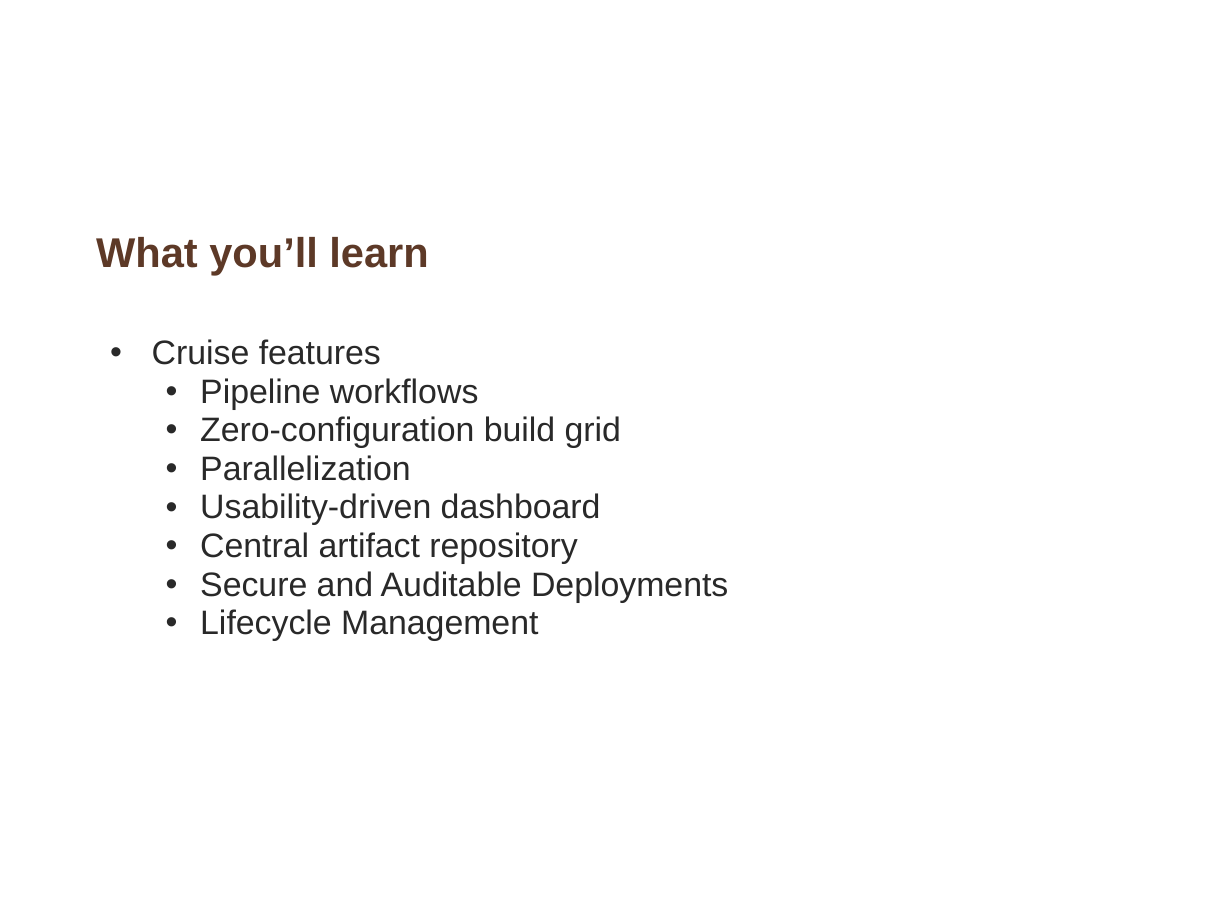
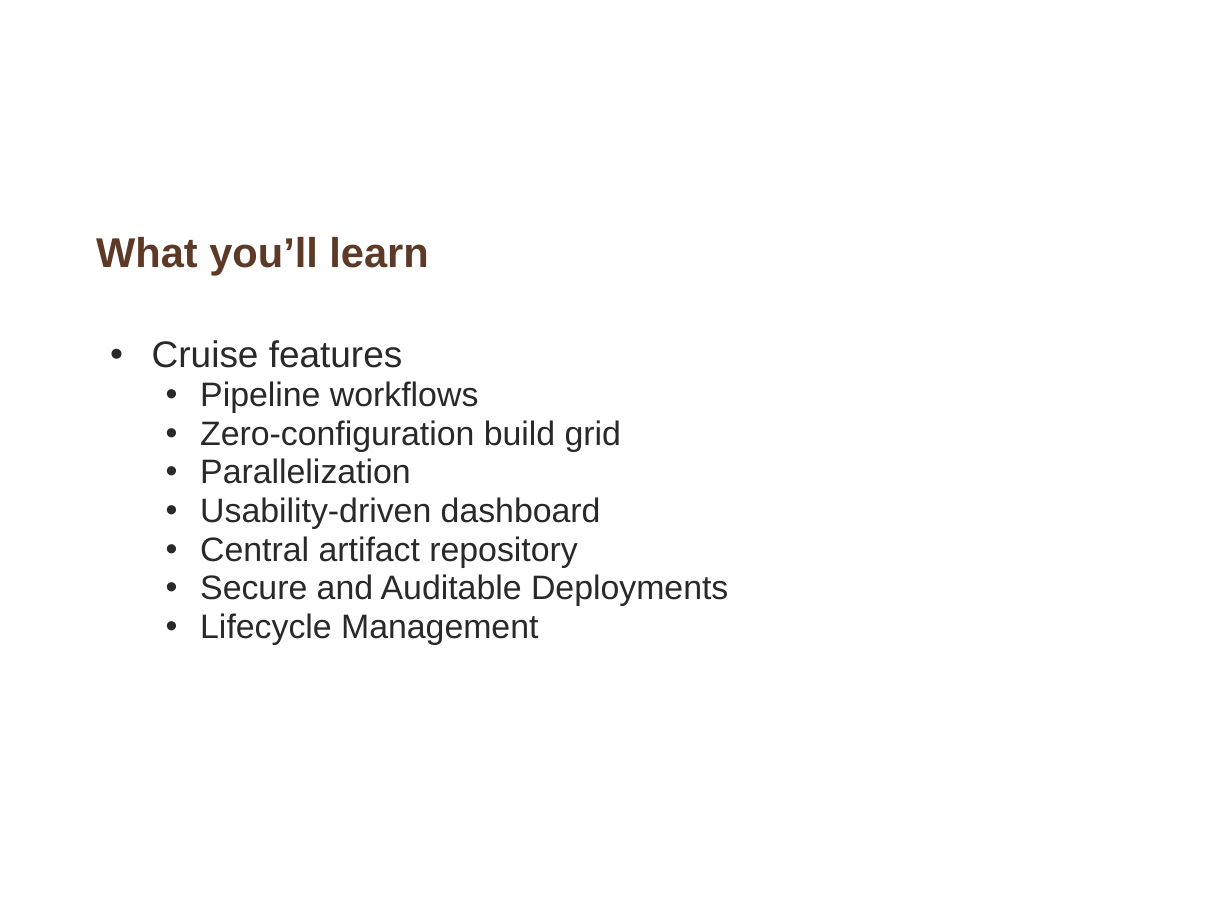
Before and after one commit to whimet/cruisetraining, a slide deck: slide 2 of Core_features_of_Cruise.ppt. Drawn at 1232x924 pixels with LibreOffice and Linux fonts; fonts in the diff are those of the drawing; background and template pictures are left out. Boxes give left, top, right and bottom in pixels: in the first picture for what was removed or moved away, otherwise in the second. Text is boxed around its words. In the diff, an @@ line names an element or a change of style, - is before the commit and + after.

Commit message:
Full fledged Core_features_of_Cruise ppt

```diff
--- a/Core_features_of_Cruise.ppt
+++ b/Core_features_of_Cruise.ppt
@@ text at <box>152,340,403,368</box>: size 22 to 24 pt in "Cruise features" @@
```
Also in this commit, not shown: 6 other slides changed, 1 slide added.
